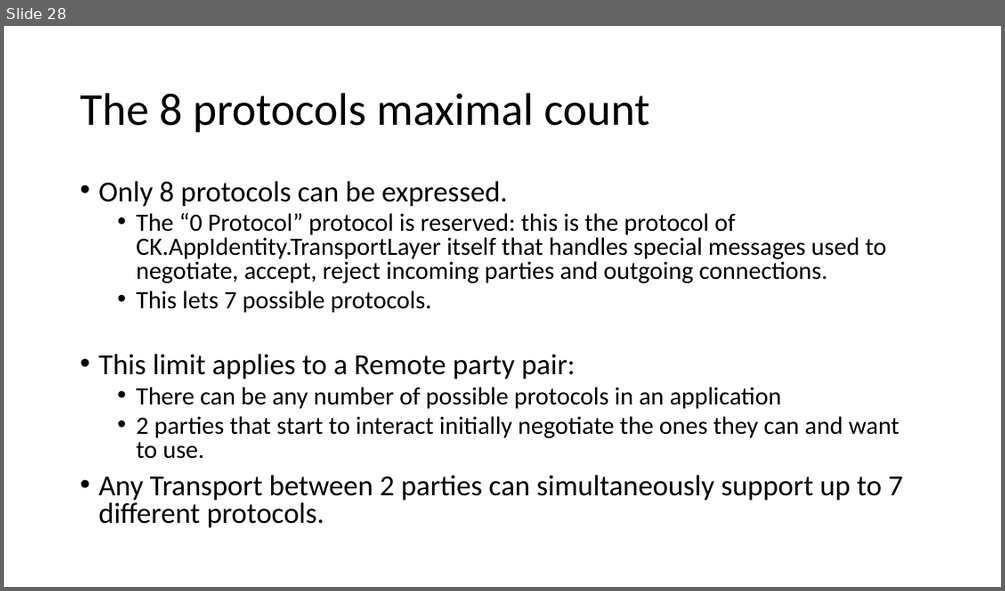
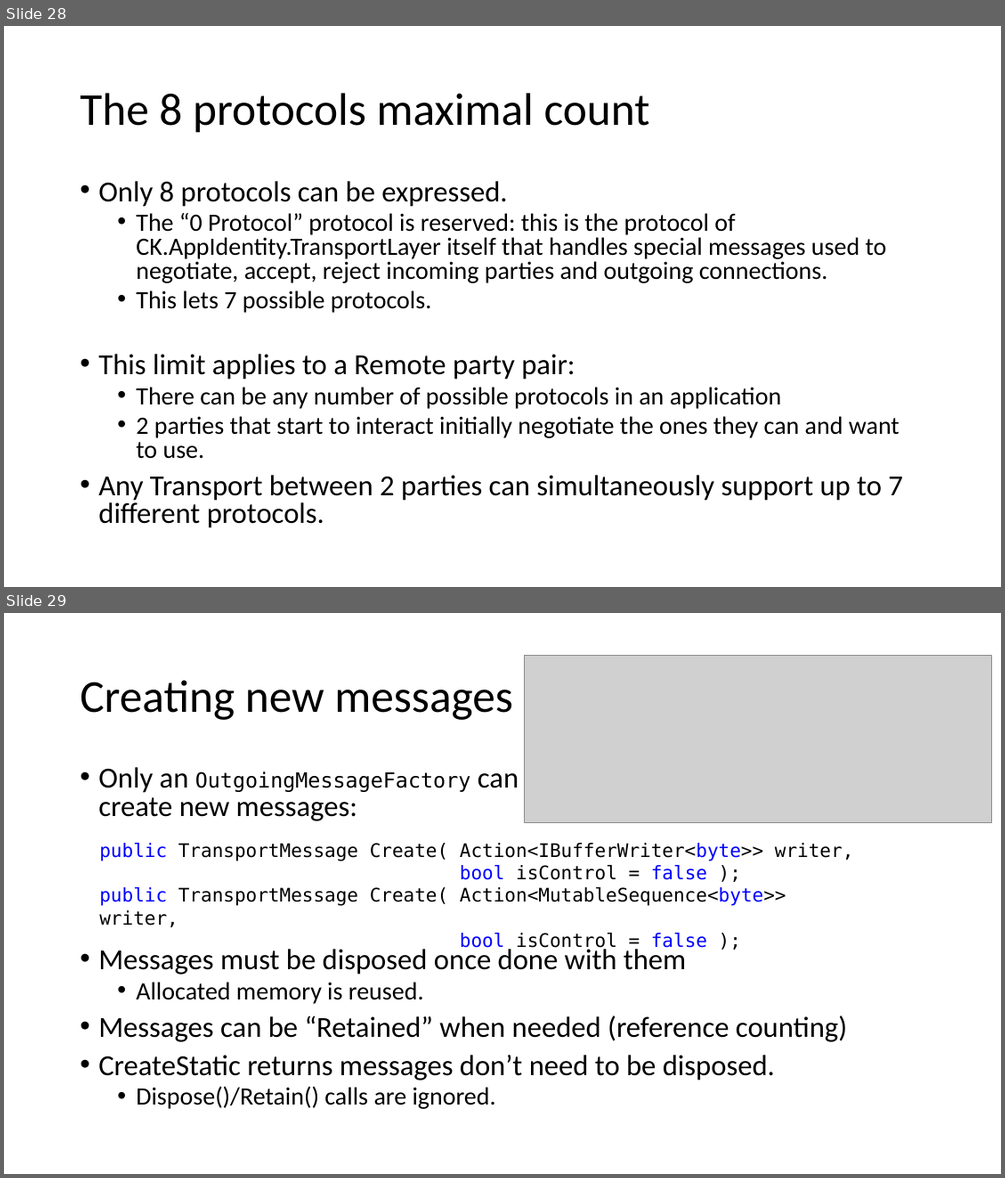
Before and after one commit to signature-opensource/CK-AppIdentity-Transport, a slide deck: Doc/CK-AppIdentity.pptx. Shown one above the other, each under a label of ours: slide 28 before the commit, slides 28 and 29 after it. The pictures are 1005x591 and 1005x1178 pixels, drawn with LibreOffice and Linux fonts; fonts in the diff are those of the drawing; grey boxes stand for pictures. Boxes give left, top, right and bottom in pixels: in the first picture for what was removed or moved away, otherwise in the second. Text is boxed around its words. In the diff, an @@ line names an element or a change of style, - is before the commit and + after.

```diff
--- a/Doc/CK-AppIdentity.pptx
+++ b/Doc/CK-AppIdentity.pptx
@@ slide 29 added at bbox=[4, 613, 1001, 1174], background #FFFFFF @@
@@ picture added at bbox=[525, 655, 992, 822] @@
@@ title added at bbox=[80, 680, 513, 720], 44 pt, text #000000 @@
+Creating new messages
@@ text added at bbox=[98, 767, 847, 1109], 28 pt, text #000000 @@
+• Only an OutgoingMessageFactory can
+  create new messages:
+• Messages must be disposed once done with them
+  • Allocated memory is reused.
+• Messages can be “Retained” when needed (reference counting)
+• CreateStatic returns messages don’t need to be disposed.
+  • Dispose()/Retain() calls are ignored.
@@ text added at bbox=[99, 843, 853, 951], 18 pt, text #000000 @@
+public TransportMessage Create( Action<IBufferWriter<byte>> writer,
+bool isControl = false );
+public TransportMessage Create( Action<MutableSequence<byte>> writer,
+bool isControl = false );
```
Also in this commit, not shown: 2 other slides added, 1 slide removed, 6 other files.
